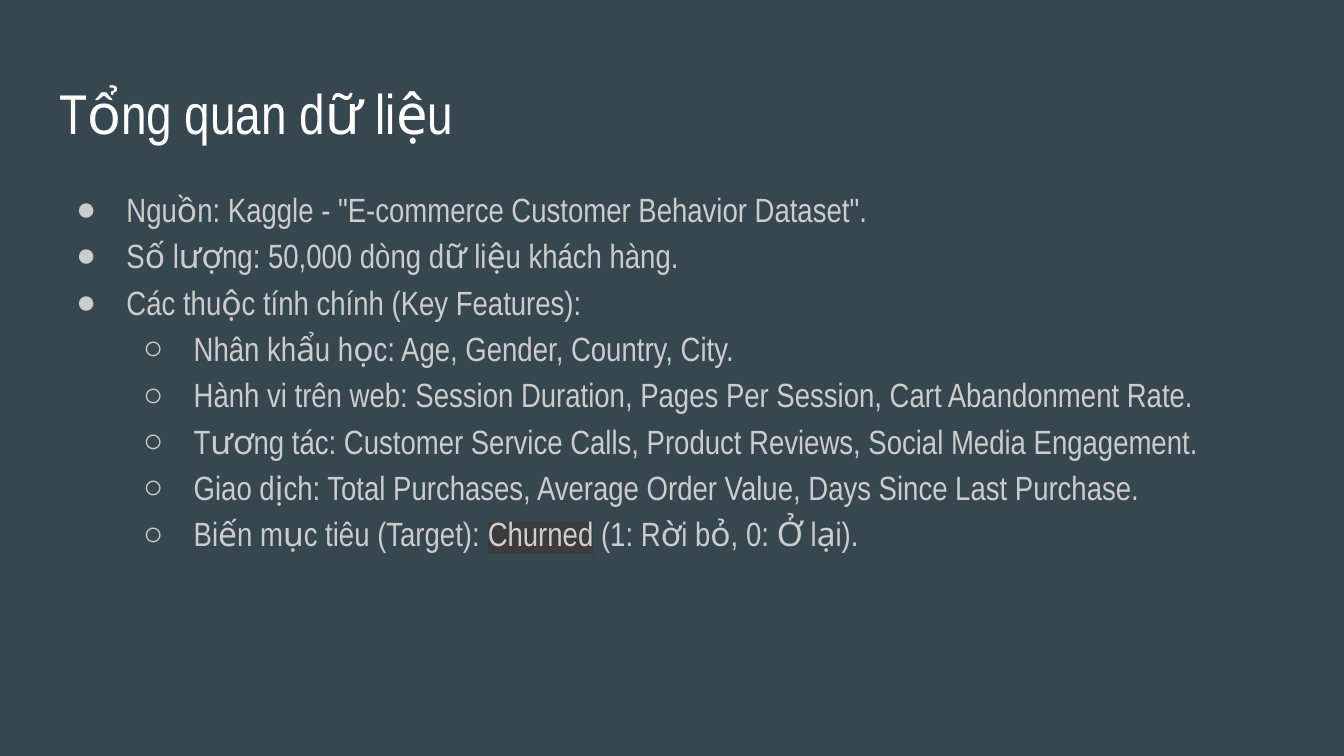
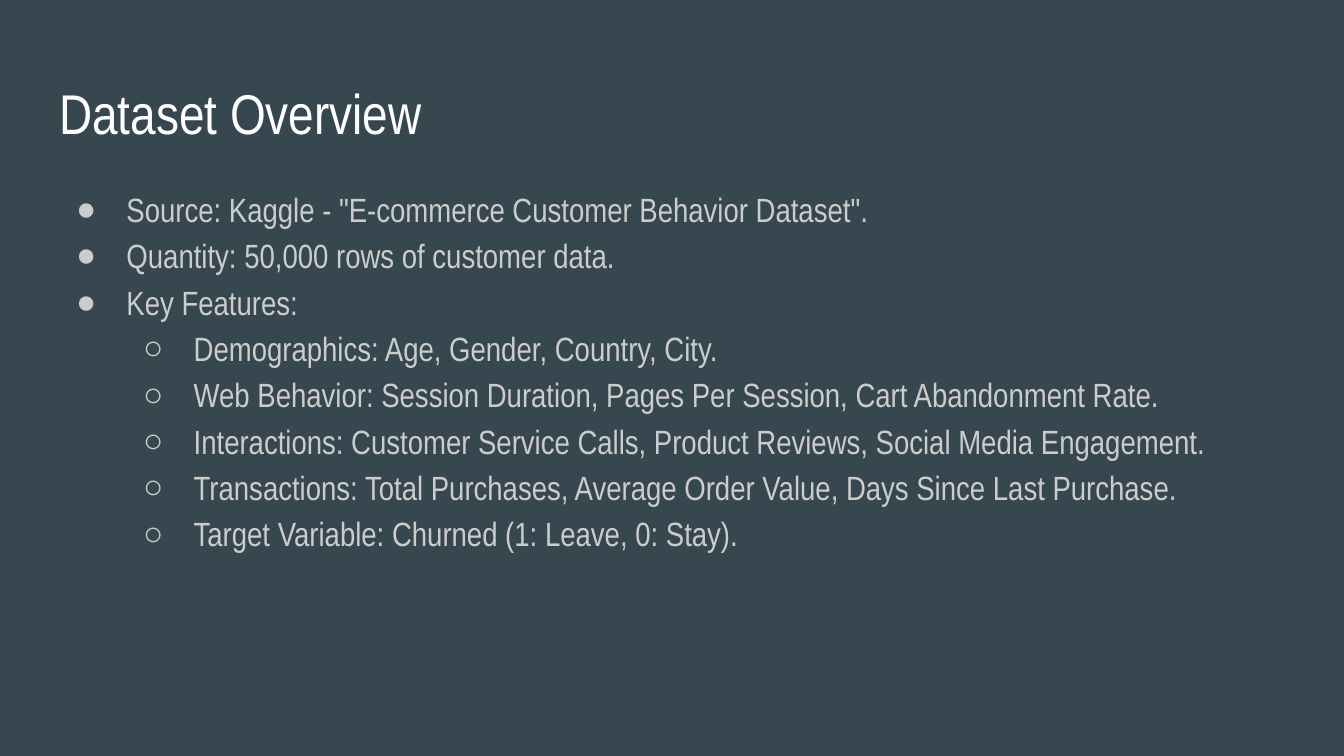
Before and after one commit to TuanNguyenDin/Ecommerce-customer-behavior, a slide deck: slide 3 of Customer Churn Analytics And Prediction.pptx. Drawn at 1344x756 pixels with LibreOffice and Linux fonts; fonts in the diff are those of the drawing. Boxes give left, top, right and bottom in pixels: in the first picture for what was removed or moved away, otherwise in the second. Text is boxed around its words. In the diff, an @@ line names an element or a change of style, - is before the commit and + after.

Commit message:
update file pptx

```diff
--- a/Customer Churn Analytics And Prediction.pptx
+++ b/Customer Churn Analytics And Prediction.pptx
@@ title at bbox=[59, 93, 421, 135]: text changed @@
-Tổng quan dữ liệu
+Dataset Overview
@@ text at bbox=[126, 197, 1205, 553]: text changed @@
-● Nguồn: Kaggle - "E-commerce Customer Behavior Dataset".
-● Số lượng: 50,000 dòng dữ liệu khách hàng.
-● Các thuộc tính chính (Key Features):
-  ○ Nhân khẩu học: Age, Gender, Country, City.
-  ○ Hành vi trên web: Session Duration, Pages Per Session, Cart Abandonment Rate.
-  ○ Tương tác: Customer Service Calls, Product Reviews, Social Media Engagement.
-  ○ Giao dịch: Total Purchases, Average Order Value, Days Since Last Purchase.
-  ○ Biến mục tiêu (Target): Churned (1: Rời bỏ, 0: Ở lại).
+● Source: Kaggle - "E-commerce Customer Behavior Dataset".
+● Quantity: 50,000 rows of customer data.
+● Key Features:
+  ○ Demographics: Age, Gender, Country, City.
+  ○ Web Behavior: Session Duration, Pages Per Session, Cart Abandonment Rate.
+  ○ Interactions: Customer Service Calls, Product Reviews, Social Media Engagement.
+  ○ Transactions: Total Purchases, Average Order Value, Days Since Last Purchase.
+  ○ Target Variable: Churned (1: Leave, 0: Stay).
```
Also in this commit, not shown: 1 other slide changed, 6 slides added, 6 slides removed.
